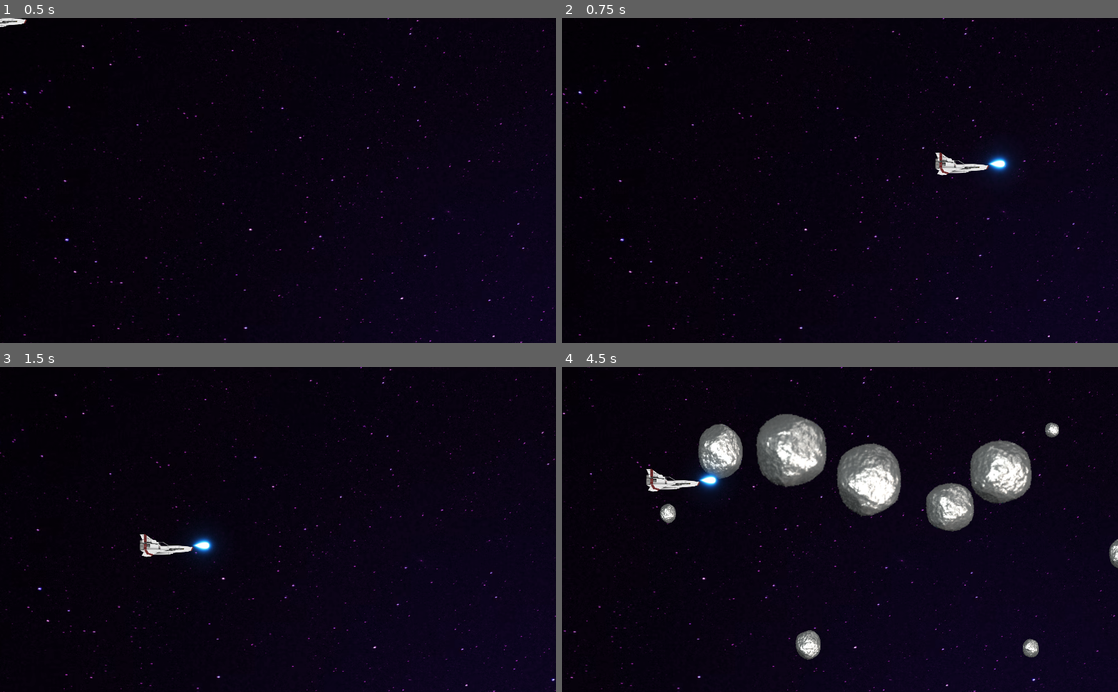
Above: before the commit, frames 1-4 (two rows, left to right).
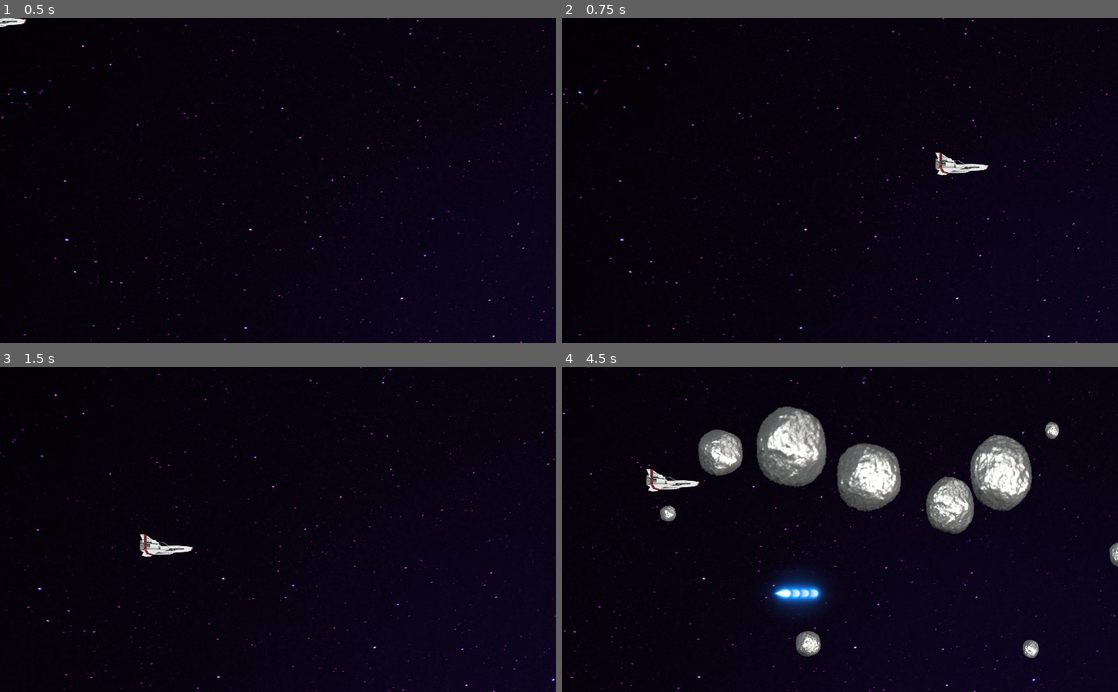
Above: after the commit, the same moments.

Repository: andreaszdw/test-godot
Game: Godot game, scene res://Main.tscn
Same seed, same stepped clock (60 frames per second), same inputs: the game is played once before the commit and once after it.
Inputs (mouse positions are in pixels of both pictures, inside the frame that each line leads up to):
- Up to frame 1 (0.5 s): no input
- Up to frame 2 (0.75 s): move the mouse to (962, 164) at 0.52 s; click (962, 164) at 0.67 s
- Up to frame 3 (1.5 s): move the mouse to (166, 545) at 1.27 s; click (166, 545) at 1.42 s
- Up to frame 4 (4.5 s): move the mouse to (895, 458) at 2.02 s; click (895, 458) at 2.17 s; move the mouse to (812, 594) at 2.77 s; click (812, 594) at 2.92 s; move the mouse to (1006, 578) at 3.52 s; click (1006, 578) at 3.67 s; move the mouse to (673, 480) at 4.27 s; click (673, 480) at 4.42 s

Frame 1 is identical in both runs. In frame 2, 0.3% of the frame differs, in the area x 75-82%, y 41-49%; in frame 3, 0.3%; in frame 4, 6.8%, in the area x 17-100%, y 12-91%.

Commit message:
somethings wrong

Diff:
--- a/sidefighter/Asteroid.gd
+++ b/sidefighter/Asteroid.gd
@@ -16,8 +16,6 @@
 	queue_free()
 
 func hitted(h):
-	print("hitted")
 	life -= h
 	if life <= 0:
-		print("Asteroid dead")
 		queue_free()
--- a/sidefighter/Asteroid.tscn
+++ b/sidefighter/Asteroid.tscn
@@ -166,6 +166,7 @@
 
 [node name="AnimatedSprite" type="AnimatedSprite" parent="."]
 frames = SubResource( 31 )
+frame = 23
 playing = true
 
 [node name="CollisionShape2D" type="CollisionShape2D" parent="."]
--- a/sidefighter/Main.gd
+++ b/sidefighter/Main.gd
@@ -1,8 +1,6 @@
 extends Node
 
 export(PackedScene) var asteroid_scene
-
-var Bullet = preload("res://bullets/Bullet1.tscn")
 
 var rng = RandomNumberGenerator.new()
 
@@ -17,17 +15,6 @@
 func _process(delta):
 	if Input.is_action_pressed("fullscreen"):
 		OS.set_window_fullscreen(!OS.window_fullscreen)
-
-func _input(event):
-	if event is InputEventMouseMotion:
-		#print(event.position)
-		pass
-	if event is InputEventMouseButton:
-		if event.button_index == BUTTON_LEFT and event.pressed:
-			var b = Bullet.instance()
-			add_child(b)
-			b.position = $Player.position
-
 
 func _on_StartTimer_timeout():
 	$AsteroidTimer.start()
--- a/sidefighter/Player.gd
+++ b/sidefighter/Player.gd
@@ -1,8 +1,7 @@
 extends Area2D
 
-signal hit
-
-export(PackedScene) var bullet1_scene
+var Bullet = preload("res://bullets/Bullet1.tscn")
+var leftDown = false
 
 var screen_size
 
@@ -11,9 +10,20 @@
 func _ready():
 	screen_size = get_viewport_rect().size
 
+func _process(delta):
+	if leftDown:
+		shoot()
+
 func _input(event):
 	if event is InputEventMouseMotion:
-		 position = event.position
+		position = event.position
+
+	if event is InputEventMouseButton:
+		if event.button_index == BUTTON_LEFT:
+			if event.pressed:
+				leftDown = true
+			else:
+				leftDown = false
 
 	var cur = $AnimatedSprite.animation
 
@@ -24,10 +34,8 @@
 
 	if position.x < size.x * 0.5 * scale.x:
 		position.x = size.x * 0.5 * scale.x
-
 	if position.x > width - size.x * 0.5 * scale.x:
 		position.x = width - size.x * 0.5 * scale.x
-
 	if position.y < size.y * 0.5 * scale.y:
 		position.y = size.y * 0.5 * scale.y
 	if position.y > height - size.y * 0.5 * scale.y:
@@ -35,12 +43,15 @@
 
 
 func _on_Player_body_entered(body):
-	emit_signal("hit")
 	life -= body.life
 	body.hitted(life)
 	if life <= 0:
-		print("ship dead")
 		hide()
+
+func shoot():
+	var b = Bullet.instance()
+	b.position = position
+	add_child(b)
 
 func death():
 	hide()
--- a/sidefighter/Player.tscn
+++ b/sidefighter/Player.tscn
@@ -1,8 +1,7 @@
-[gd_scene load_steps=5 format=2]
+[gd_scene load_steps=4 format=2]
 
 [ext_resource path="res://art/ship.png" type="Texture" id=1]
 [ext_resource path="res://Player.gd" type="Script" id=2]
-[ext_resource path="res://bullets/Bullet1.tscn" type="PackedScene" id=3]
 
 [sub_resource type="SpriteFrames" id=1]
 animations = [ {
@@ -13,14 +12,16 @@
 } ]
 
 [node name="Player" type="Area2D"]
+z_index = 100
 script = ExtResource( 2 )
 __meta__ = {
 "_edit_group_": true
 }
-bullet1_scene = ExtResource( 3 )
 
 [node name="AnimatedSprite" type="AnimatedSprite" parent="."]
 scale = Vector2( 0.5, 0.5 )
+z_index = 100
+z_as_relative = false
 frames = SubResource( 1 )
 
 [node name="CollisionPolygon2D" type="CollisionPolygon2D" parent="."]
--- a/sidefighter/bullets/Bullet1.gd
+++ b/sidefighter/bullets/Bullet1.gd
@@ -7,7 +7,11 @@
 
 func _physics_process(delta):
 	position += speed * delta
+	position = position
 
 func _on_Bullet1_body_entered(body):
 	body.hitted(hit)
 	queue_free()
+
+func _on_VisibilityNotifier2D_screen_exited():
+	queue_free()
--- a/sidefighter/bullets/Bullet1.tscn
+++ b/sidefighter/bullets/Bullet1.tscn
@@ -9,13 +9,18 @@
 
 [node name="Bullet1" type="Area2D"]
 z_index = 99
+z_as_relative = false
 script = ExtResource( 1 )
 
-[node name="Sprite" type="Sprite" parent="."]
+[node name="BulletSprite" type="Sprite" parent="."]
+z_as_relative = false
 texture = ExtResource( 2 )
 
 [node name="CollisionShape2D" type="CollisionShape2D" parent="."]
 rotation = 1.5708
 shape = SubResource( 1 )
 
+[node name="VisibilityNotifier2D" type="VisibilityNotifier2D" parent="."]
+
 [connection signal="body_entered" from="." to="." method="_on_Bullet1_body_entered"]
+[connection signal="screen_exited" from="VisibilityNotifier2D" to="." method="_on_VisibilityNotifier2D_screen_exited"]
